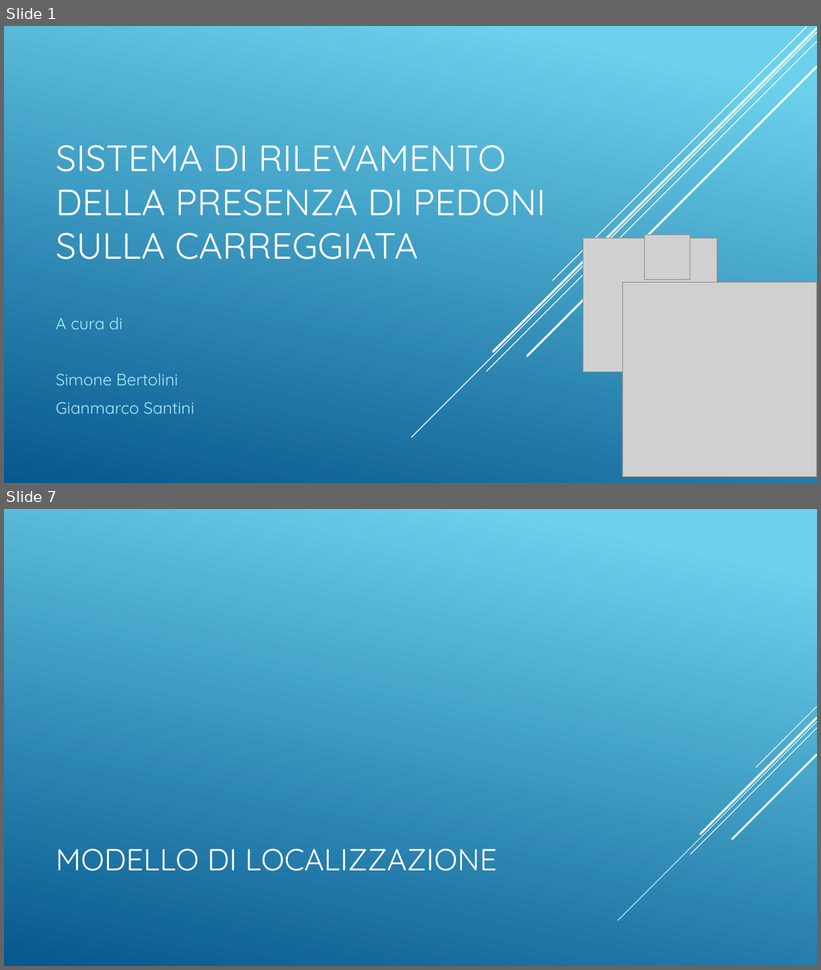
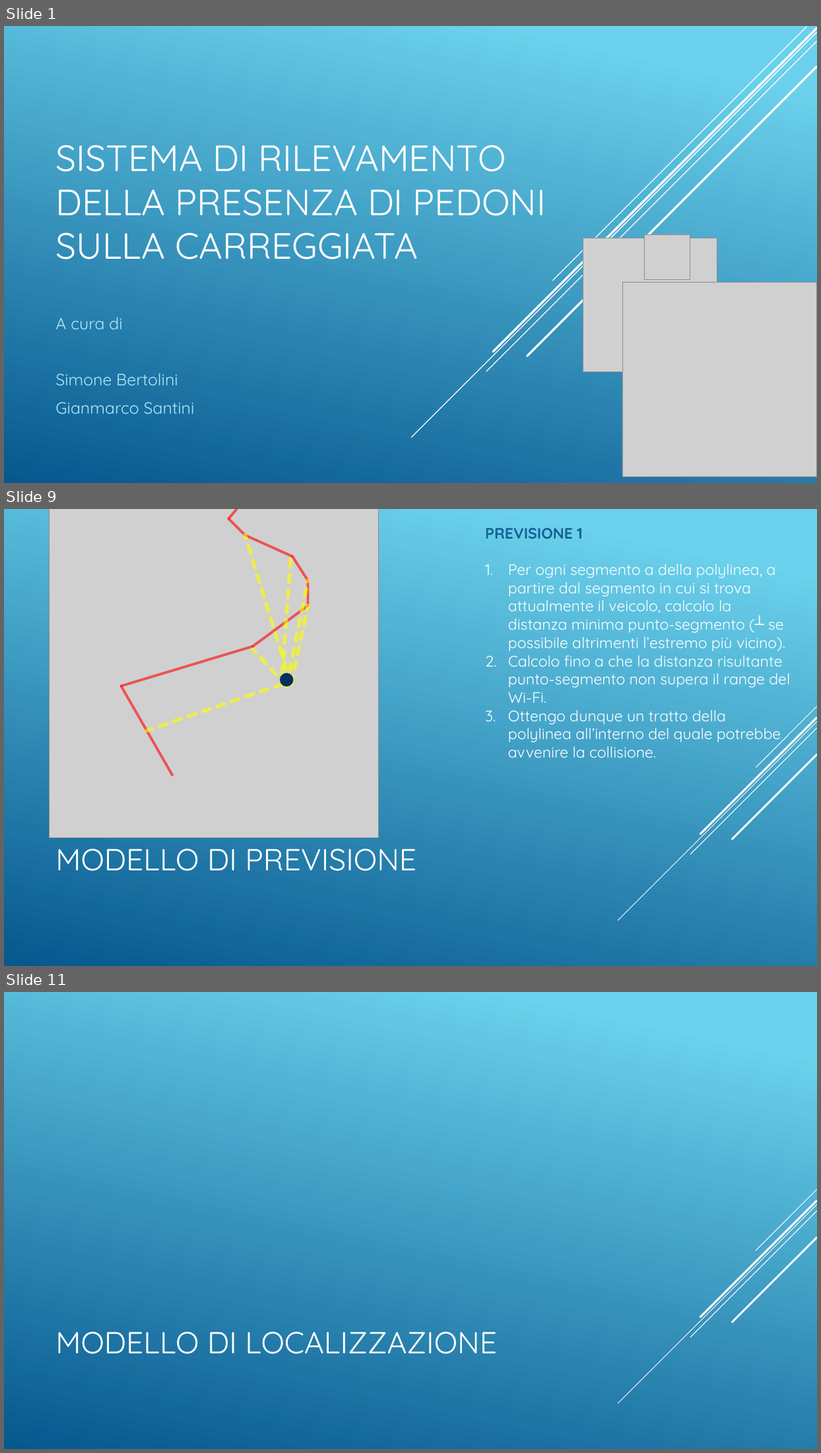
Before and after one commit to Siber93/CarAlertSystem, a slide deck: doc/Vehicles_VS_Humans.pptx. Shown one above the other, each under a label of ours: slides 1 and 7 before the commit, slides 1, 9 and 11 after it; the slides between them are not shown. The pictures are 821x970 and 821x1453 pixels, drawn with LibreOffice and Linux fonts; fonts in the diff are those of the drawing; grey boxes stand for pictures. Boxes give left, top, right and bottom in pixels: in the first picture for what was removed or moved away, otherwise in the second. Text is boxed around its words. In the diff, an @@ line names an element or a change of style, - is before the commit and + after.

```diff
--- a/doc/Vehicles_VS_Humans.pptx
+++ b/doc/Vehicles_VS_Humans.pptx
@@ slide 9 added at [4, 509, 817, 966], background gradient #6ED2EB to #06588E; not listed: 5 template elements that a slide beside it also shows @@
@@ picture added at [49, 509, 378, 838] @@
@@ line added from (245, 535) to (228, 519), #FF0000 3 pt @@
@@ line added from (228, 519) to (237, 509), #FF0000 3 pt @@
@@ text added at [485, 528, 790, 758], 18 pt, text #FFFFFF @@
+PREVISIONE 1
+1. Per ogni segmento a della polylinea, a partire dal segmento in cui si trova attualmente il veicolo, calcolo la distanza minima punto-segmento (┴ se possibile altrimenti l’estremo più vicino).
+2. Calcolo fino a che la distanza risultante punto-segmento non supera il range del Wi-Fi.
+3. Ottengo dunque un tratto della polylinea all’interno del quale potrebbe avvenire la collisione.
@@ line added from (292, 557) to (245, 535), #FF0000 3 pt @@
@@ line added from (291, 684) to (245, 535), #FFFF00 4.5 pt dashed @@
@@ line added from (282, 674) to (291, 557), #FFFF00 4.5 pt dashed @@
@@ line added from (308, 580) to (292, 557), #FF0000 3 pt @@
@@ line added from (286, 686) to (308, 580), #FFFF00 4.5 pt dashed @@
@@ line added from (308, 606) to (308, 580), #FF0000 3 pt @@
@@ line added from (253, 646) to (308, 606), #FF0000 3 pt @@
@@ line added from (291, 684) to (308, 606), #FFFF00 4.5 pt dashed @@
@@ line added from (121, 686) to (253, 646), #FF0000 3 pt @@
@@ line added from (286, 686) to (253, 650), #FFFF00 4.5 pt dashed @@
@@ line added from (172, 776) to (121, 686), #FF0000 3 pt @@
@@ line added from (282, 684) to (147, 731), #FFFF00 4.5 pt dashed @@
@@ ellipse added at [281, 674, 293, 687], fill #052F61, outline #043148 1.25 pt @@
@@ title added at [55, 849, 416, 871], 36 pt, text #FFFFFF @@
+MODELLO DI PREVISIONE
@@ what was slide 7 is now slide 11 @@
```
Also in this commit, not shown: 2 slides changed, 6 other slides added, 3 slides removed.
